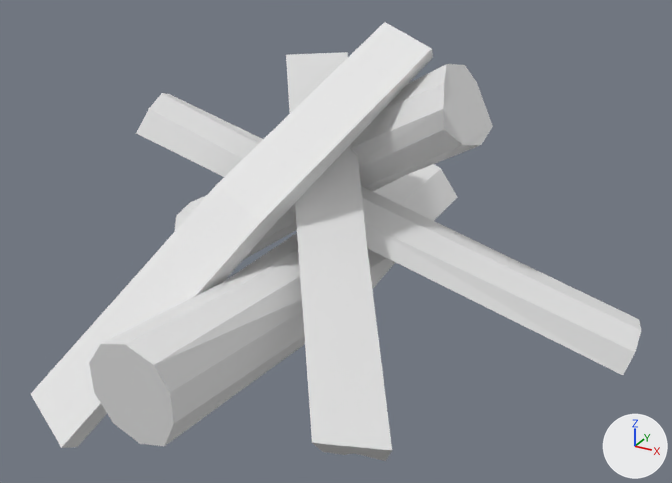
Before and after pictures for a commit that changed the FBX model Assets/Resources/logs.fbx.
The view is the same before and after, from a 50 mm lens placed at (1.236, -2.165, 1.126), pointed at (0.072, -0.049, 0.068). The axes (+X, +Y, +Z) are drawn at lower right. The lights are the same throughout.

In view in the first picture: 'Log1', 'Log2', 'Log3', 'Log4', 'Log5'.
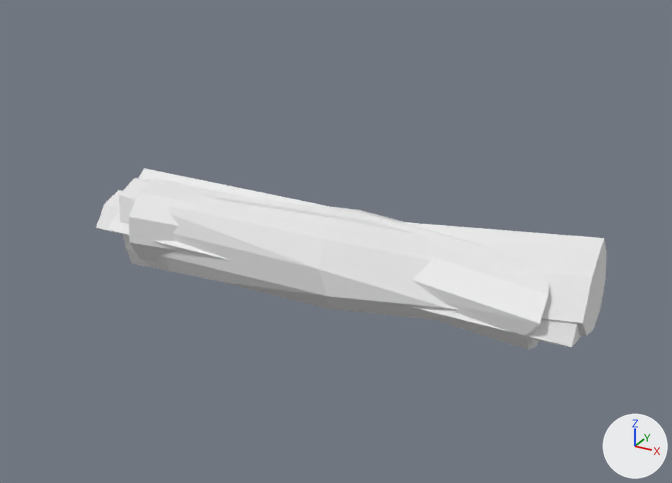
Where the change shows, as pixel boxes (x1, y1, x2, y2) in the pictures (672 x 483 px):
'Log1', moved, turned: before (89, 164, 457, 446); after (119, 178, 607, 336)
'Log3', moved, turned: before (31, 22, 433, 448); after (107, 168, 558, 345)
'Log4', moved, turned: before (174, 64, 493, 260); after (129, 179, 549, 350)
'Log2', moved, turned: before (136, 93, 641, 375); after (96, 190, 582, 347)
'Log5', moved, turned (not visible afterwards): before (286, 52, 392, 461)

Diff of the bpy script that builds the scene:
```diff
--- a/Assets/Resources/logs.fbx.py
+++ b/Assets/Resources/logs.fbx.py
@@ ob_log5 @@
 ob_log5 = bpy.data.objects.new('Log5', me_plane_005)
-ob_log5.location = (0.117, -0.149, 0.107)
+ob_log5.location = (0.0, 0.0, 0.0)
+ob_log5.rotation_euler = (0.0, -0.86, 0.781)  # degrees (0, -49, 45)
@@ ob_log3 @@
 ob_log3 = bpy.data.objects.new('Log3', me_plane_003)
-ob_log3.location = (-0.15, -0.234, 0.111)
+ob_log3.location = (0.0, 0.0, 0.0)
+ob_log3.rotation_euler = (-0.38, 0.767, -0.956)  # degrees (-22, 44, -55)
@@ ob_log2 @@
 ob_log2 = bpy.data.objects.new('Log2', me_plane_002)
-ob_log2.location = (0.151, 0.122, 0.082)
+ob_log2.location = (0.0, 0.0, 0.0)
+ob_log2.rotation_euler = (0.0, -0.399, -0.227)  # degrees (0, -23, -13)
@@ ob_log1 @@
 ob_log1 = bpy.data.objects.new('Log1', me_plane_001)
-ob_log1.location = (-0.027, -0.082, -0.057)
+ob_log1.location = (0.0, 0.0, 0.0)
+ob_log1.rotation_euler = (0.0, 0.0, -1.482)  # degrees (0, 0, -85)
@@ ob_log4 @@
 ob_log4 = bpy.data.objects.new('Log4', me_plane_004)
-ob_log4.location = (-0.185, 0.256, 0.107)
+ob_log4.location = (0.0, 0.0, 0.0)
+ob_log4.rotation_euler = (0.0, 0.58, 0.178)  # degrees (0, 33, 10)
```
